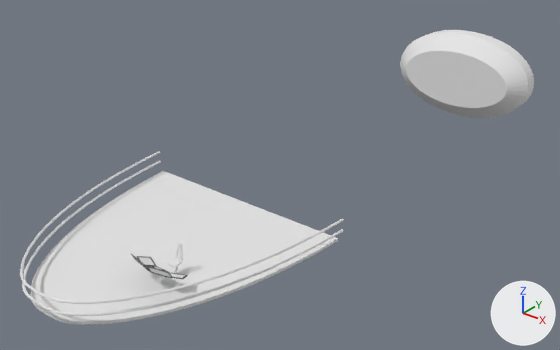
What one commit did to the FBX model WorldMaker/Assets/AirCraft/FBX/motherShip2.fbx.
Before and after are seen from a 50 mm lens placed at (16.4, -18.9, 12.3), pointed at (-1.0, 2.9, -1.2). Arrows for +X, +Y and +Z are at lower right; the lights stay in place. Where no turn or scale is listed for an object, it has been applied to the vertices.

The first picture shows 'Engine', 'FrontDock'.
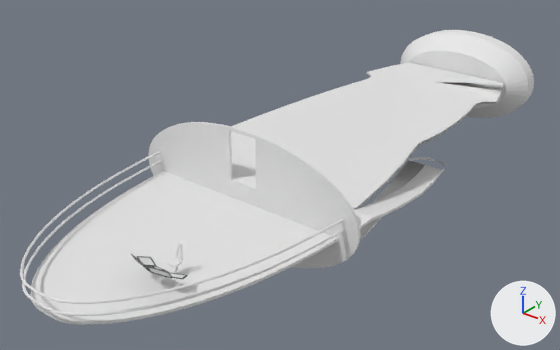
Changed parts and their boxes [x1, y1, x2, y2] in the pictures (560 x 350 px):
'Dock', shown: after [149, 62, 504, 268]
'Shell.001', added: after [354, 157, 444, 239]

The change, as a list of edits to the scene's bpy script:
```text
Add me_circle_003:
    me_circle_003.from_pydata(...)  # 60 vertices, 47 faces; spans x 1.31..4.9, y -0.36..9.23, z -3.62..0.0
    me_circle_003.materials.append(mat_shell)  # white #e7e7e7
Change ob_dock:
    remove ob_dock.hide_viewport = True
Add ob_shell_001:
    ob_shell_001 = bpy.data.objects.new('Shell.001', me_circle_003)
    ob_shell_001.location = (0.0, 0.0, 0.0)
```
